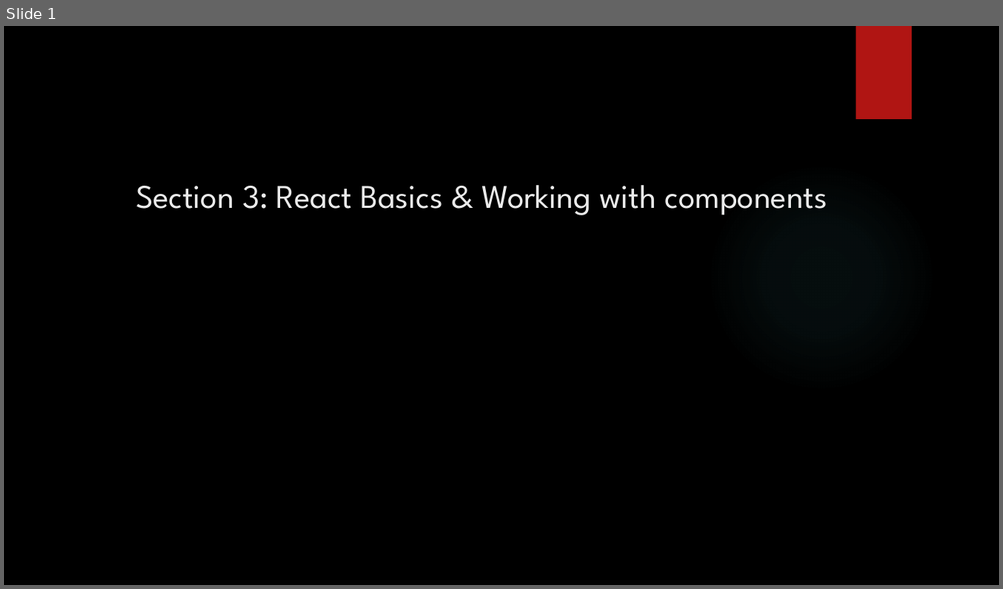
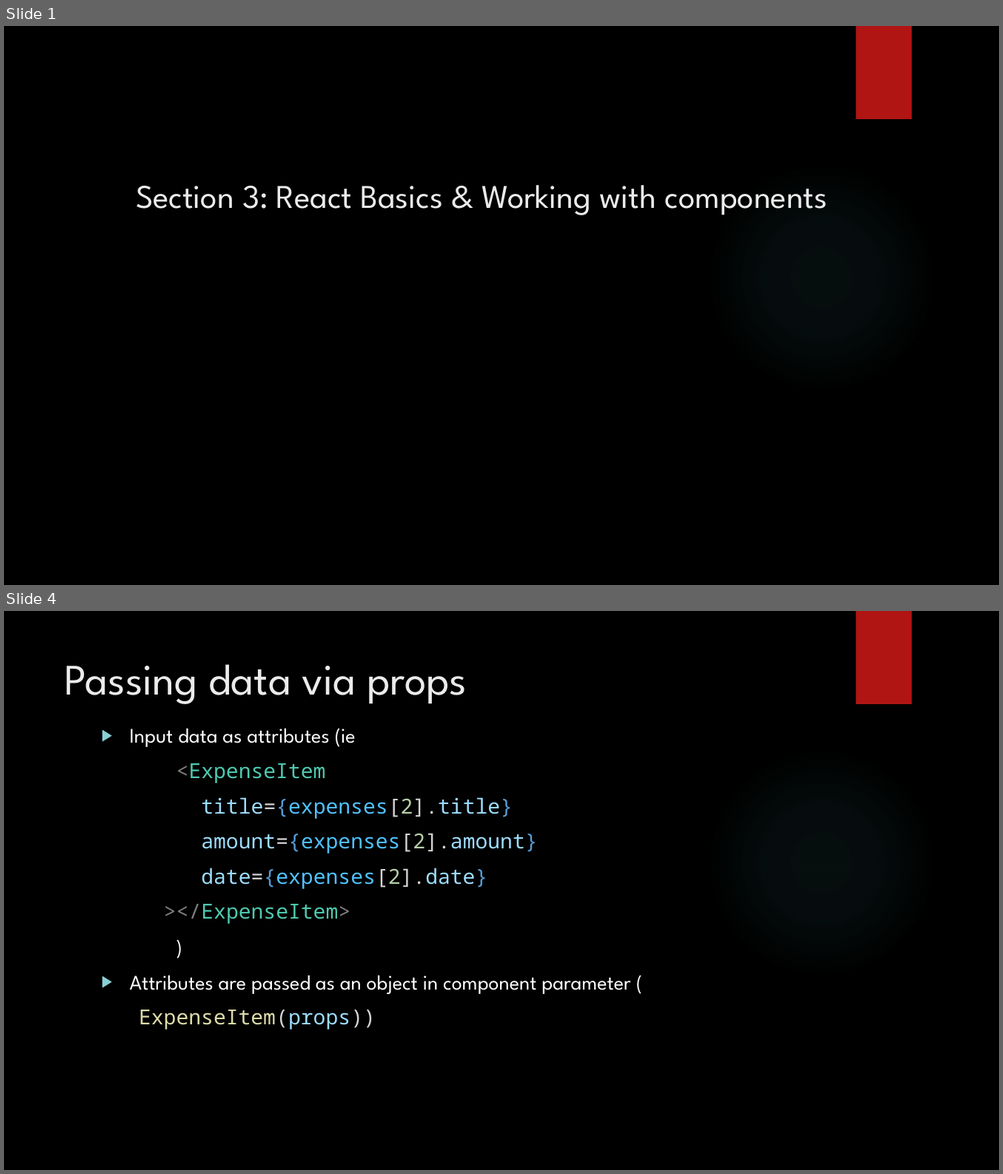
Before and after one commit to AndyChhuon/React_Course, a slide deck: PowerPoint_notes/Section 3 React Basics and Working With Components.pptx. Shown one above the other, each under a label of ours: slide 1 before the commit, slides 1 and 4 after it; the slides between them are not shown. The pictures are 1003x589 and 1003x1174 pixels, drawn with LibreOffice and Linux fonts; fonts in the diff are those of the drawing; background and template pictures are left out. Boxes give left, top, right and bottom in pixels: in the first picture for what was removed or moved away, otherwise in the second. Text is boxed around its words. In the diff, an @@ line names an element or a change of style, - is before the commit and + after.

Commit message:
added display expense components

```diff
--- a/PowerPoint_notes/Section 3 React Basics and Working With Components.pptx
+++ b/PowerPoint_notes/Section 3 React Basics and Working With Components.pptx
@@ slide 4 added at (4,611,999,1170), background picture (left out); not listed: 2 template elements that a slide beside it also shows @@
@@ title added at (64,664,466,704), 42 pt, text #EBEBEB @@
+Passing data via props
@@ text added at (130,728,630,1030), 20 pt, text #FFFFFF @@
+▶ Input data as attributes (ie
+<ExpenseItem
+title={expenses[2].title}
+amount={expenses[2].amount}
+date={expenses[2].date}
+></ExpenseItem>
+)
+▶ Attributes are passed as an object in component parameter (
+ExpenseItem(props))
```
Also in this commit, not shown: 1 slide changed, 1 other slide added, 10 other files.
